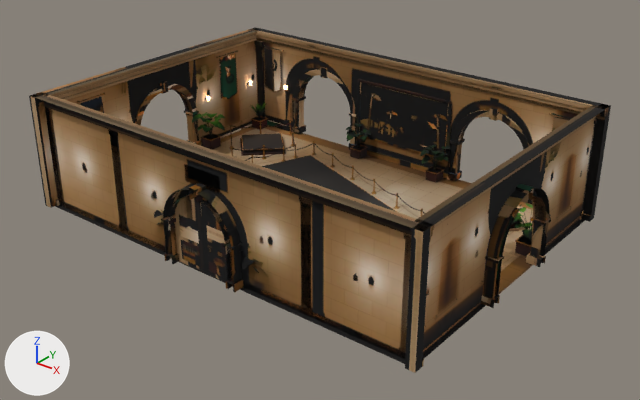
One commit to the glTF model webb/assets/museum/hall.glb: the scene before it, then after it.
Before and after are seen from a 50 mm lens placed at (32.1, -39.6, 25.5), pointed at (0.9, -0.7, 1.4). The lights are fixed; the arrows at lower left show +X, +Y and +Z. The first picture is the older version. Vertices at exactly the same position are counted once.

In view in the first picture: 'decor', 'floor', 'stand_moai', 'stand_trex', 'wall_E', 'wall_N', 'wall_S', 'wall_W' and 1 more.
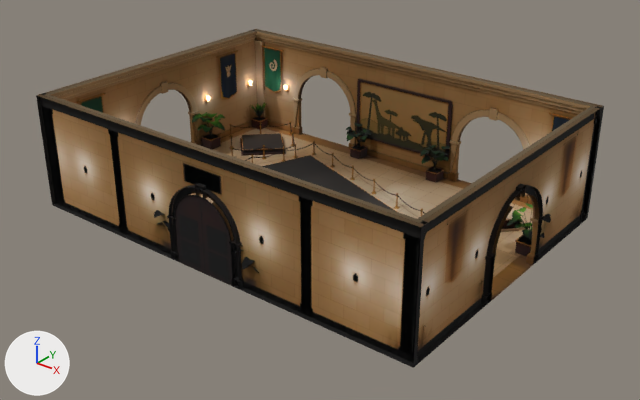
Changed parts and their boxes [x1, y1, x2, y2] in the pictures (640 x 400 px; the box of a moved part takes in the faces that stretch with it):
'wall_S', reshaped
    before: [30, 92, 434, 373]
    after: [36, 93, 428, 367]
'wall_N', reshaped
    before: [248, 28, 611, 222]
    after: [252, 29, 604, 220]
'wall_E', reshaped (8% narrower, 6% shorter)
    before: [405, 104, 611, 373]
    after: [412, 106, 601, 358]
'wall_W', reshaped
    before: [29, 27, 257, 208]
    after: [42, 30, 257, 204]
part 1 of me_wall_e, added
    after: [418, 106, 595, 232]
part 2 of me_wall_e, moved or reshaped
    before: [481, 184, 551, 308]
    after: [481, 184, 543, 305]
part 3 of me_wall_e, cut back
    before: [405, 104, 611, 373]
    after: [412, 107, 601, 358]
part 4 of me_wall_e, surface changed
    before: [423, 173, 582, 352]
    after: [417, 131, 599, 356]
part 5 of me_wall_n, moved or reshaped
    before: [248, 29, 607, 120]
    after: [252, 30, 602, 119]
part 6 of me_wall_n, moved or reshaped
    before: [252, 28, 611, 222]
    after: [254, 29, 604, 220]
part 7 of me_wall_n, surface changed (lighter)
    before: [252, 28, 611, 221]
    after: [254, 29, 604, 220]
part 8 of me_wall_s, moved or reshaped
    before: [38, 92, 434, 241]
    after: [40, 93, 428, 240]
part 9 of me_wall_s, moved or reshaped
    before: [30, 93, 430, 373]
    after: [36, 94, 425, 367]
part 10 of me_wall_s, surface changed
    both: [36, 95, 425, 365]
part 11 of me_wall_w, moved or reshaped
    before: [135, 81, 198, 143]
    after: [135, 81, 201, 146]
part 12 of me_wall_w, cut back
    before: [29, 27, 257, 208]
    after: [42, 30, 257, 204]
part 13 of me_wall_w, surface changed
    before: [56, 50, 252, 206]
    after: [76, 50, 252, 146]

Edits to the bpy script that builds the scene:
```text
Change me_wall_e:
    remove me_wall_e.from_pydata(...)  # 2929 vertices, 4824 faces; spans x 13.4..14.5, y -10.3..10.3, z 0.0..7.5
    add me_wall_e.from_pydata(...)  # 2886 vertices, 4792 faces; spans x 13.4..14.0, y -9.7..9.7, z 0.0..7.5
    me_wall_e part 1: the loose piece of 112 vertices spanning x 13.4..13.7, y -9.7..9.7, z 6.8..7.5 is copied, and the copy is scaled about its middle by (1, 0.969, 1); it spans x 13.4..13.7, y -9.4..9.4, z 6.8..7.5
    me_wall_e part 2: 179 vertices moved from x 14.3..14.5, y -3.0..3.0, z 0.0..5.8 to x 14.0, y -3.0..3.0, z 0.0..5.8; 110 vertices removed from x 13.6..14.4, y -3.0..3.0, z 0.0..5.1; 67 vertices added at x 13.5..14.0, y -3.0..3.0, z 0.0..5.1
    me_wall_e part 3: 80 vertices moved from x 13.6..14.3, y -10.3..10.3, z 0.0..7.5 to x 13.6..14.0, y -9.7..9.7, z 0.0..7.5; 126 vertices removed from x 13.4..14.3, y -10.3..10.3, z 0.0..7.5; 14 vertices added at x 13.7..14.0, y -9.7..9.7, z 0.0..7.5
    me_wall_e part 4: 4028 kept faces spanning x 13.4..14.0, y -9.7..9.7, z 0.0..7.5 get new texture (UV) coordinates
Change me_wall_n:
    remove me_wall_n.from_pydata(...)  # 4866 vertices, 7396 faces; spans x -14.3..14.3, y 9.4..10.5, z 0.0..7.5
    add me_wall_n.from_pydata(...)  # 4780 vertices, 7326 faces; spans x -14.0..14.0, y 9.4..10.0, z 0.0..7.5
    me_wall_n part 5: the loose piece of 112 vertices spanning x -14.3..14.3, y 9.4..9.7, z 6.8..7.5 is scaled about its middle by (0.979, 1, 1)
    me_wall_n part 6: 396 vertices moved from x -14.3..14.3, y 9.6..10.5, z 0.0..7.5 to x -14.0..14.0, y 9.6..10.0, z 0.0..7.5; 298 vertices removed from x -14.3..14.3, y 9.6..10.4, z 0.0..5.1; 212 vertices added at x -14.0..14.0, y 9.5..10.0, z 0.0..5.1
    me_wall_n part 7: 6364 kept faces spanning x -14.0..14.0, y 9.4..10.0, z 0.0..7.5 get new texture (UV) coordinates
Change me_wall_s:
    remove me_wall_s.from_pydata(...)  # 3058 vertices, 5215 faces; spans x -14.3..14.3, y -10.5..-9.4, z 0.0..7.5
    add me_wall_s.from_pydata(...)  # 3013 vertices, 5176 faces; spans x -14.0..14.0, y -10.0..-9.4, z 0.0..7.5
    me_wall_s part 8: the loose piece of 112 vertices spanning x -14.3..14.3, y -9.7..-9.4, z 6.8..7.5 is scaled about its middle by (0.979, 1, 1)
    me_wall_s part 9: 332 vertices moved from x -14.3..14.3, y -10.5..-9.6, z 0.0..7.5 to x -14.0..14.0, y -10.0..-9.6, z 0.0..7.5; 132 vertices removed from x -14.3..14.3, y -10.4..-9.6, z 0.0..4.7; 87 vertices added at x -14.0..14.0, y -10.0..-9.5, z 0.0..4.7
    me_wall_s part 10: 4486 kept faces spanning x -14.0..14.0, y -10.0..-9.4, z 0.0..7.5 get new texture (UV) coordinates
Change me_wall_w:
    remove me_wall_w.from_pydata(...)  # 2929 vertices, 4824 faces; spans x -14.5..-13.4, y -10.3..10.3, z 0.0..7.5
    add me_wall_w.from_pydata(...)  # 2886 vertices, 4791 faces; spans x -14.0..-13.4, y -9.7..9.7, z 0.0..7.5
    me_wall_w part 11: 179 vertices moved from x -14.5..-14.3, y -3.0..3.0, z 0.0..5.8 to x -14.0, y -3.0..3.0, z 0.0..5.8; 112 vertices removed from x -14.4..-13.6, y -3.0..3.0, z 0.0..5.1; 69 vertices added at x -14.0..-13.5, y -3.0..3.0, z 0.0..5.1
    me_wall_w part 12: 81 vertices moved from x -14.3..-13.6, y -10.3..10.3, z 0.0..7.5 to x -14.0..-13.6, y -9.7..9.7, z 0.0..7.5; 125 vertices removed from x -14.3..-13.4, y -10.3..10.3, z 0.0..7.5; 13 vertices added at x -14.0..-13.7, y -9.7..9.7, z 0.0..7.5
    me_wall_w part 13: 4177 kept faces spanning x -14.0..-13.4, y -9.7..9.7, z 0.0..7.5 get new texture (UV) coordinates
    other edits to the shape of me_wall_w do not show in these pictures
```
